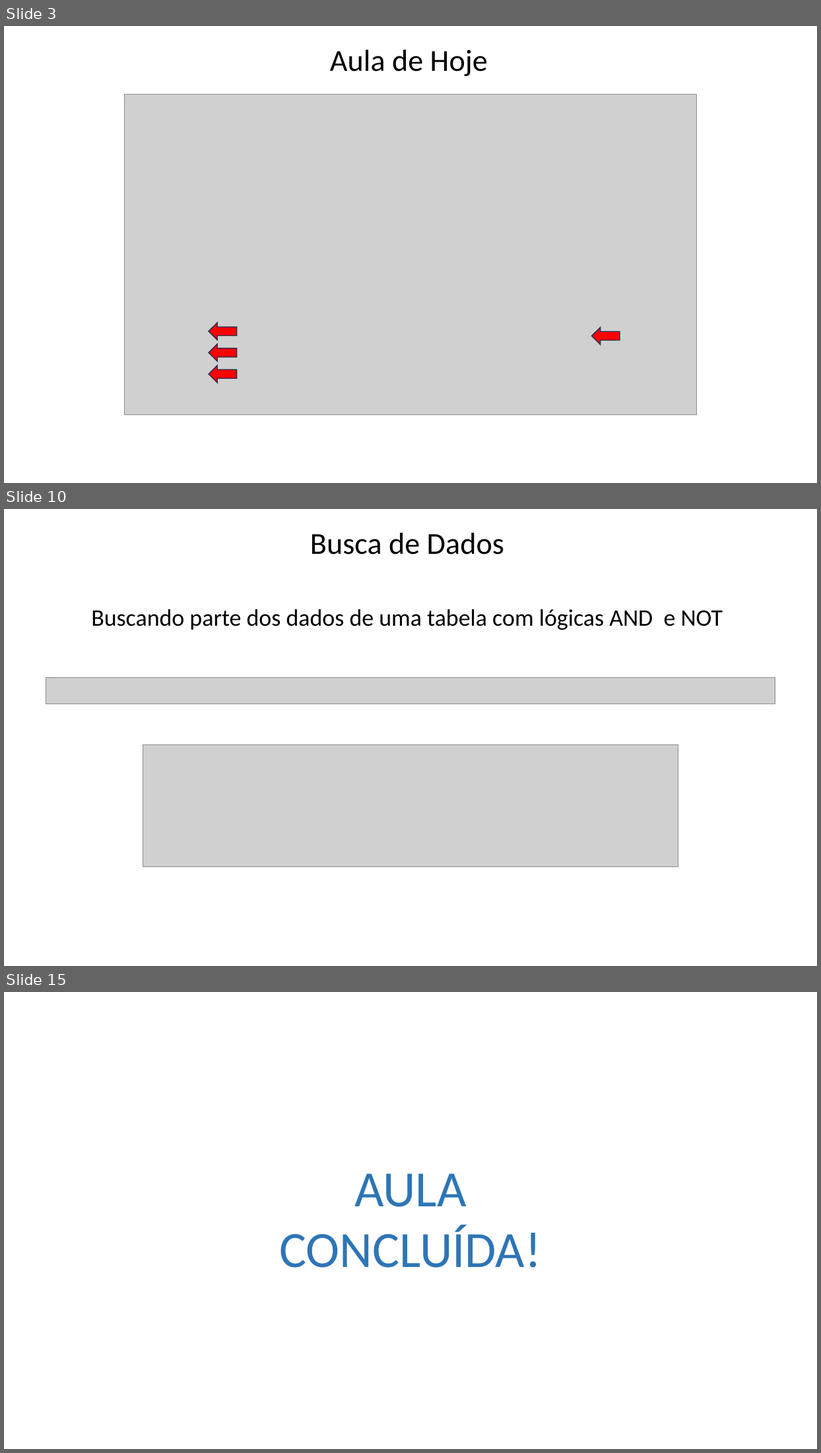
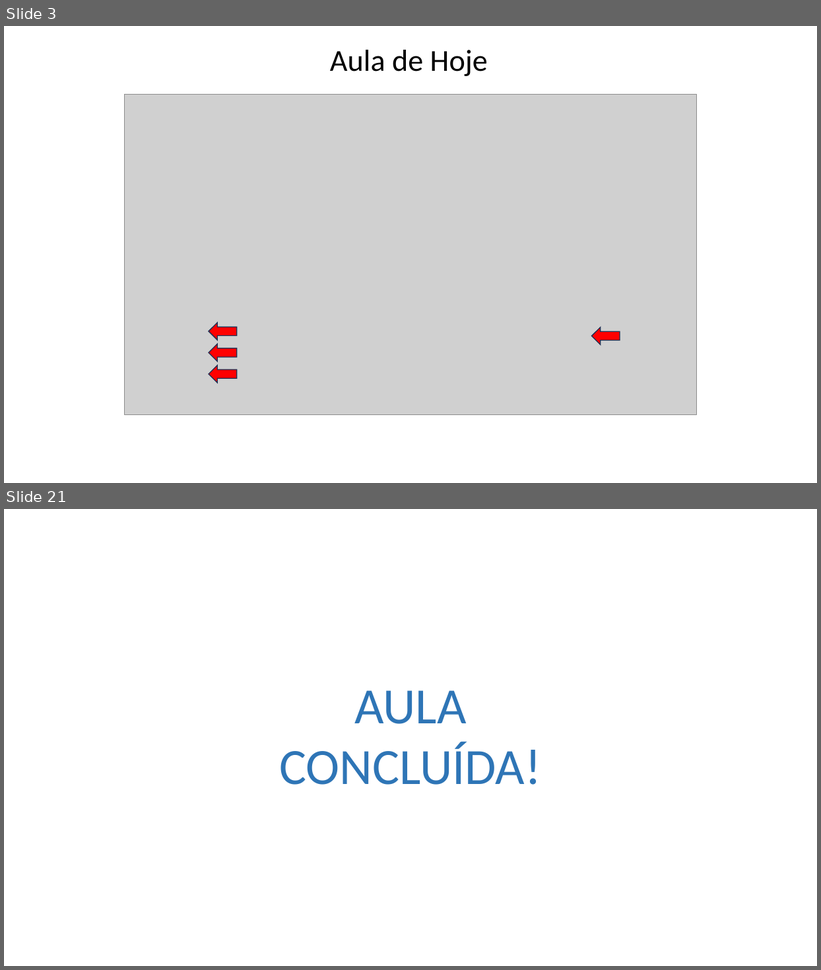
Before and after one commit to Felipe-Tagawa/C07-Monitoria, a slide deck: Aula 03/ComandosBásicos.pptx. Shown one above the other, each under a label of ours: slides 3, 10 and 15 before the commit, slides 3 and 21 after it; the slides between them are not shown. The pictures are 821x1453 and 821x970 pixels, drawn with LibreOffice and Linux fonts; fonts in the diff are those of the drawing; grey boxes stand for pictures; background and template pictures are left out. Boxes give left, top, right and bottom in pixels: in the first picture for what was removed or moved away, otherwise in the second. Text is boxed around its words. In the diff, an @@ line names an element or a change of style, - is before the commit and + after.

```diff
--- a/Aula 03/ComandosBásicos.pptx
+++ b/Aula 03/ComandosBásicos.pptx
@@ slide 10 removed at (4,509,817,966), background picture (left out) @@
@@ text removed at (310,533,504,555) @@
-Busca de Dados
@@ text removed at (91,609,723,630) @@
-Buscando parte dos dados de uma tabela com lógicas AND e NOT
@@ picture removed at (46,678,776,704) @@
@@ picture removed at (143,745,678,867) @@
@@ what was slide 15 is now slide 21 @@
```
Also in this commit, not shown: 5 slides changed, 12 slides added, 5 other slides removed, 1 other file.
